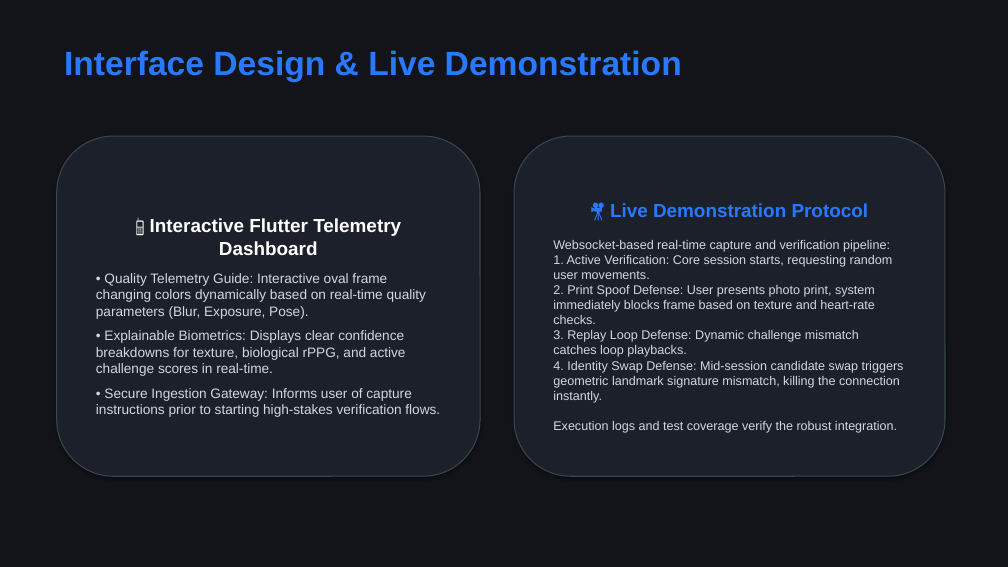
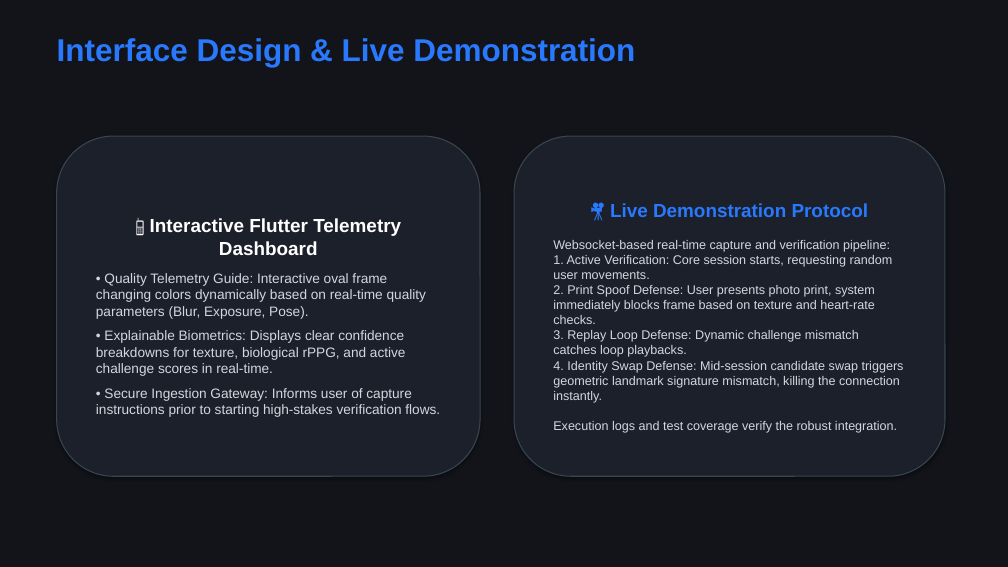
Before and after one commit to sthavirpunwatkar/SHIELD-Secure-Human-Identity-Liveness-Evaluation-Detection, a slide deck: slide 7 of reports/cdac_project_review.pptx (slide 6 before the commit). Drawn at 1008x567 pixels with LibreOffice and Linux fonts; fonts in the diff are those of the drawing. Boxes give left, top, right and bottom in pixels: in the first picture for what was removed or moved away, otherwise in the second. Text is boxed around its words. In the diff, an @@ line names an element or a change of style, - is before the commit and + after.

```diff
--- a/reports/cdac_project_review.pptx
+++ b/reports/cdac_project_review.pptx
@@ text "Interface Design & Live Demonstration": place and size @@
-text "Interface Design & Live Demonstration" at (64, 50, 682, 82)
+text "Interface Design & Live Demonstration" at (57, 38, 635, 67)
@@ text "Interface Design & Live Demonstration" at (57, 38, 635, 67): size 32 to 30 pt @@
```
Also in this commit, not shown: 4 other slides changed, 1 slide added, 4 other files.
